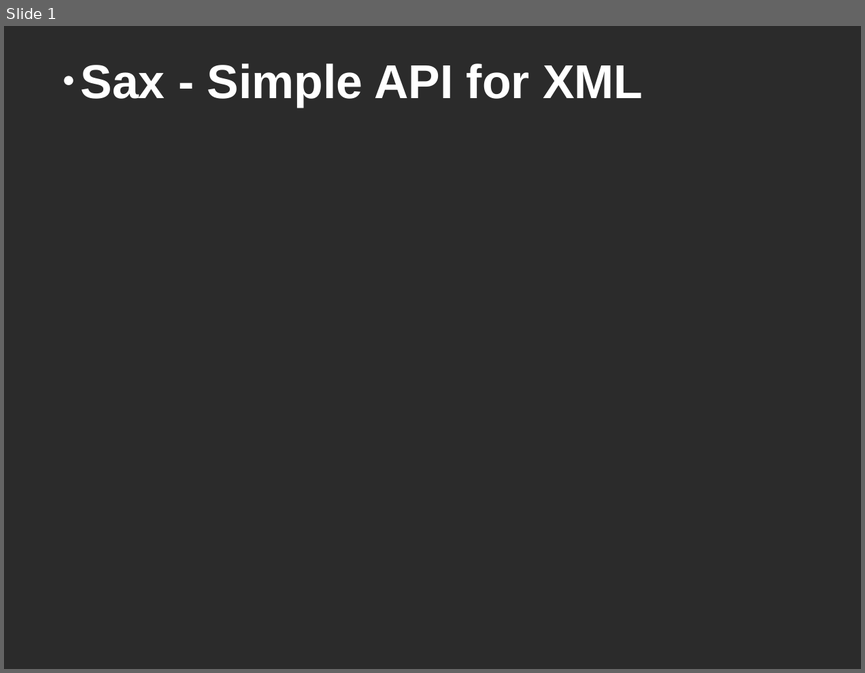
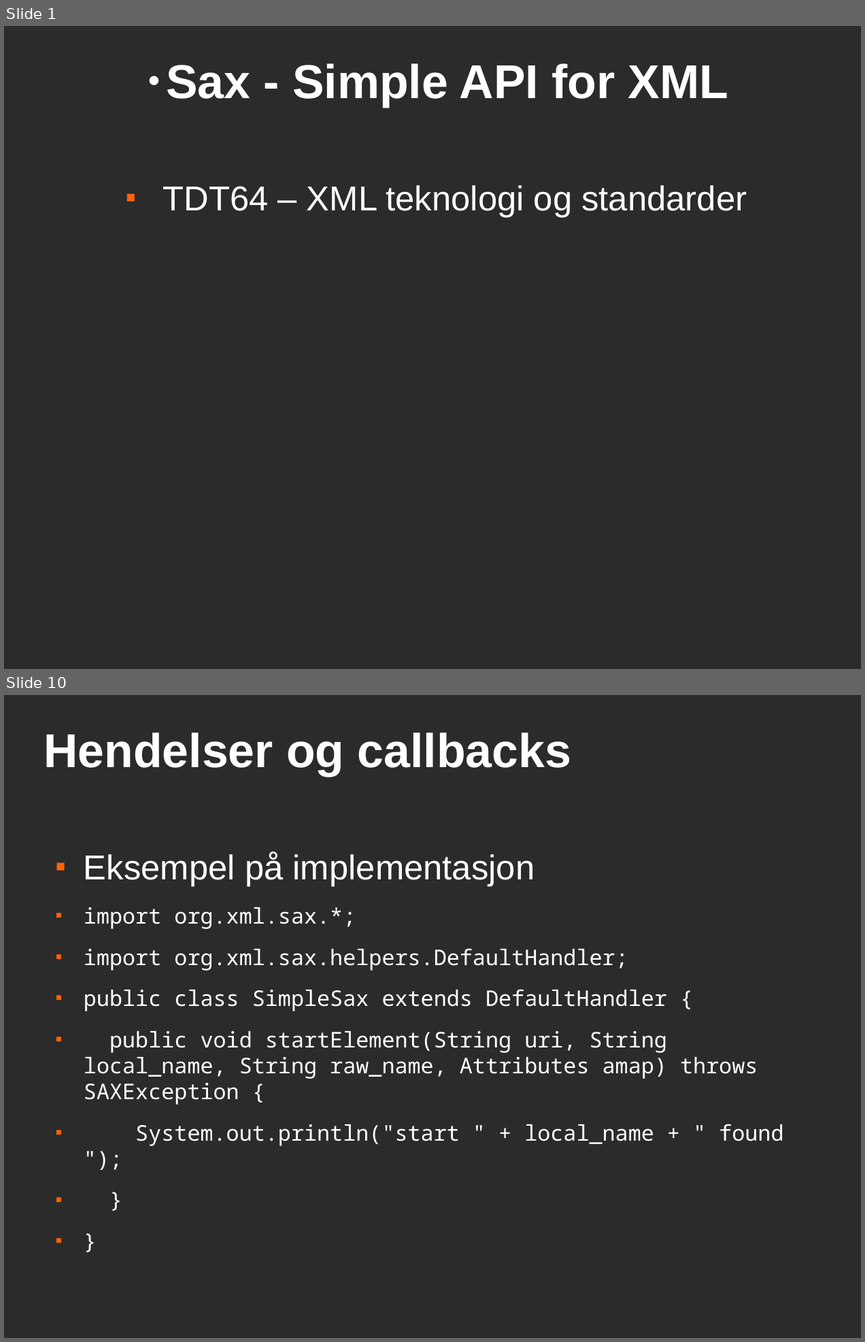
Before and after one commit to andrerav/xqft-parser, a slide deck: doc/sax.odp. Shown one above the other, each under a label of ours: slide 1 before the commit, slides 1 and 10 after it; the slides between them are not shown. The pictures are 865x673 and 865x1342 pixels, drawn with LibreOffice and Linux fonts; fonts in the diff are those of the drawing; background and template pictures are left out; a plain dark background stands for a picture behind light text. Boxes give left, top, right and bottom in pixels: in the first picture for what was removed or moved away, otherwise in the second. Text is boxed around its words. In the diff, an @@ line names an element or a change of style, - is before the commit and + after.

```diff
--- a/doc/sax.odp
+++ b/doc/sax.odp
@@ slide 10 added at [4, 695, 861, 1338], background picture (left out) @@
@@ title added at [44, 732, 571, 777], 44 pt, text #FFFFFF, bold @@
+Hendelser og callbacks
@@ text added at [84, 852, 783, 1146], 20 pt, text #FFFFFF @@
+■ Eksempel på implementasjon
+■ import org.xml.sax.*;
+■ import org.xml.sax.helpers.DefaultHandler;
+■ public class SimpleSax extends DefaultHandler {
+■ public void startElement(String uri, String local_name, String raw_name, Attributes amap) throws SAXException {
+■ System.out.println("start " + local_name + " found ");
+■ }
+■ }
@@ slide 1 changed as well @@
@@ title "Sax - Simple API for ..." at [166, 63, 728, 108]: alignment left to centre @@
@@ text added at [162, 185, 747, 218], 32 pt, text #FFFFFF @@
+■ TDT64 – XML teknologi og standarder
```
Also in this commit, not shown: 11 other slides added, 1 slide removed.
